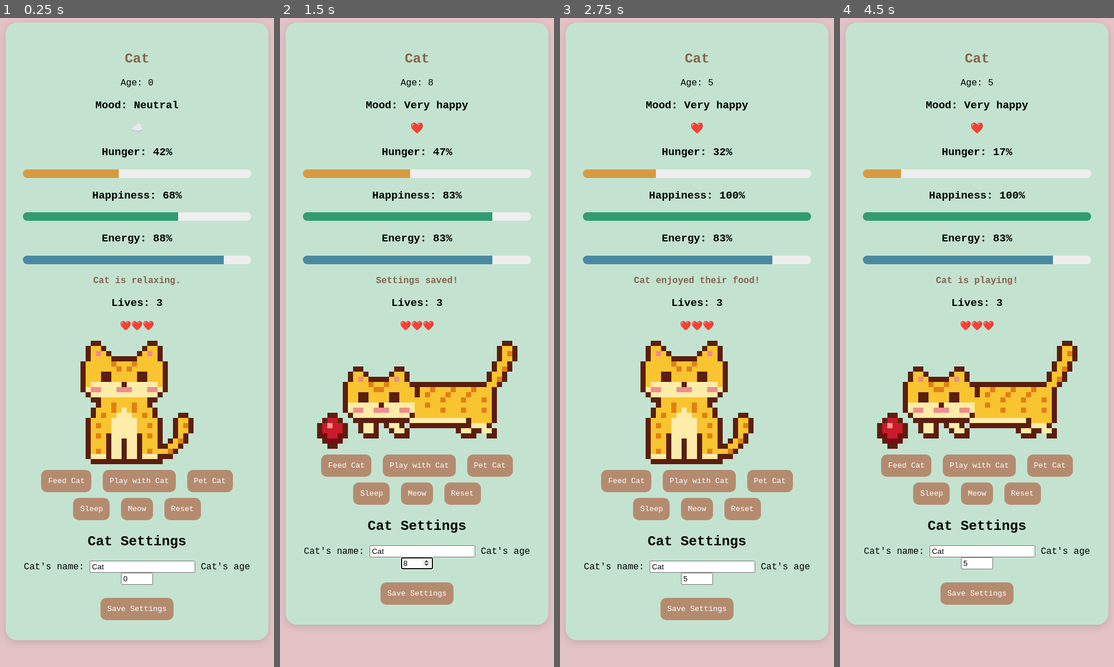
Above: before the commit, frames 1-4 (left to right).
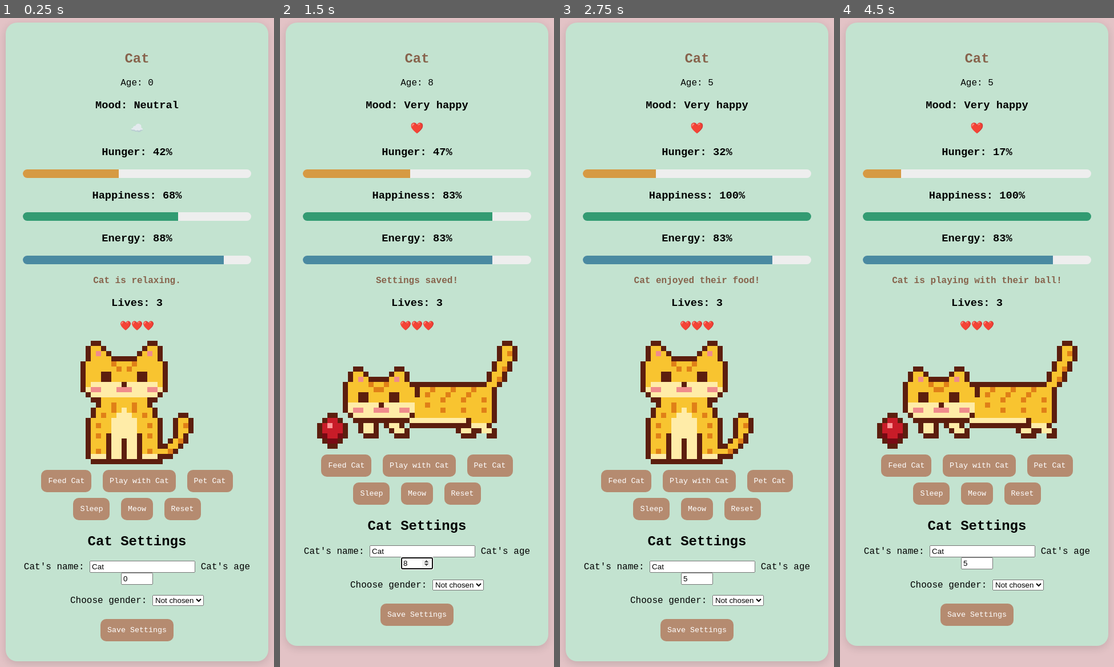
Above: after the commit, the same moments.

Repository: nannaellaraun/cat-game
Game: browser game, page index.html
The game is run twice, just before and just after one commit, with the same random seed, the same clock (stepped at 60 frames per second) and the same inputs.
Inputs (mouse positions are in pixels of both pictures, inside the frame that each line leads up to):
- Up to frame 1 (0.25 s): no input
- Up to frame 2 (1.5 s): click "Play with Cat" at 0.27 s; click (417, 563) at 1.27 s; type "8" at 1.27 s; tap Enter at 1.3 s
- Up to frame 3 (2.75 s): click (697, 563) at 1.87 s; type "5" at 1.87 s; tap Enter at 1.9 s; click "Play with Cat" at 2.02 s; click "Feed Cat" at 2.47 s
- Up to frame 4 (4.5 s): click "Feed Cat" at 3.07 s; click "Meow" at 3.67 s; click "Play with Cat" at 4.27 s

The runs differ from the first frame. In frame 1, 5.1% of the frame differs, in the area x 2-98%, y 88-100%; in frame 2, 5.1%; in frame 3, 5.1%; in frame 4, 5.3%, in the area x 2-98%, y 39-97%.

Commit message:
Add gender choice with matching pronouns in messages
Co-Authored-By: Claude Opus 5.5 <noreply@anthropic.com>

Diff:
--- a/game.js
+++ b/game.js
@@ -10,6 +10,13 @@
   sad: "sad-losesaheart.png",
   sleepy: "sleepy-sleeping.png",
   angry: "angry.png",
+};
+
+// Pronouns for each gender choice in Cat Settings.
+const PRONOUNS = {
+  female: { subject: "she", object: "her", possessive: "her", possessivePronoun: "hers" },
+  male: { subject: "he", object: "him", possessive: "his", possessivePronoun: "his" },
+  none: { subject: "they", object: "them", possessive: "their", possessivePronoun: "theirs" },
 };
 
 const PETS_BEFORE_ANGRY = 5; // the 6th pet in a row annoys the cat
@@ -31,7 +38,7 @@
 }
 
 function loadState() {
-  const fresh = { name: "Cat", age: 0, ...startingStats("Cat") };
+  const fresh = { name: "Cat", age: 0, gender: "none", ...startingStats("Cat") };
   try {
     const saved = JSON.parse(localStorage.getItem(STORAGE_KEY));
     return saved ? { ...fresh, ...saved } : fresh;
@@ -51,6 +58,9 @@
 let cat = loadState();
 
 // ---------- Helpers ----------
+
+// The cat's pronouns, e.g. pronoun().possessive is "her", "his" or "their".
+const pronoun = () => PRONOUNS[cat.gender] || PRONOUNS.none;
 
 const up = (value, amount) => Math.min(100, value + amount);
 const down = (value, amount) => Math.max(0, value - amount);
@@ -63,35 +73,35 @@
     cat.hunger = down(cat.hunger, 20);
     cat.happiness = up(cat.happiness, 15);
     cat.energy = up(cat.energy, 5);
-    cat.message = cat.name + " enjoyed their food!";
+    cat.message = cat.name + " enjoyed " + pronoun().possessive + " food!";
   },
   play() {
     cat.activity = "playing";
     cat.happiness = up(cat.happiness, 15);
     cat.energy = down(cat.energy, 5);
     cat.hunger = up(cat.hunger, 5);
-    cat.message = cat.name + " is playing!";
+    cat.message = cat.name + " is playing with " + pronoun().possessive + " ball!";
   },
   sleep() {
     cat.activity = "sleeping";
     cat.hunger = up(cat.hunger, 15);
     cat.happiness = up(cat.happiness, 5);
     cat.energy = up(cat.energy, 30);
-    cat.message = cat.name + " is taking a nap.";
+    cat.message = cat.name + " curled up for " + pronoun().possessive + " nap.";
   },
   pet() {
     cat.petStreak += 1;
     if (cat.petStreak > PETS_BEFORE_ANGRY) {
       cat.activity = "angry";
       cat.happiness = down(cat.happiness, 15);
-      cat.message = cat.name + " has had enough petting!";
+      cat.message = cat.name + " has had enough petting! Give " + pronoun().object + " a break.";
       // Every pet while angry restarts the countdown.
       cat.angryUntil = Date.now() + CALM_DOWN_MS;
       scheduleCalmDown();
     } else {
       cat.activity = "neutral";
       cat.happiness = up(cat.happiness, 5);
-      cat.message = cat.name + " purrs.";
+      cat.message = cat.name + " purrs and swishes " + pronoun().possessive + " tail.";
     }
   },
   meow() {
@@ -133,7 +143,7 @@
     if (cat.activity === "angry" && Date.now() >= cat.angryUntil) {
       cat.activity = "neutral";
       cat.petStreak = 0;
-      cat.message = cat.name + " has calmed down.";
+      cat.message = cat.name + " has calmed down. You can pet " + pronoun().object + " again.";
       saveState();
       render();
     }
@@ -205,8 +215,10 @@
 
 const nameInput = $("name-input");
 const ageInput = $("age-input");
+const genderInput = $("gender-input");
 nameInput.value = cat.name;
 ageInput.value = cat.age;
+genderInput.value = cat.gender in PRONOUNS ? cat.gender : "none";
 
 $("settings-form").addEventListener("submit", (event) => {
   event.preventDefault(); // stay on the page instead of reloading it
@@ -216,6 +228,7 @@
   if (newName !== "" && Number.isInteger(newAge) && newAge >= 0 && newAge <= 30) {
     cat.name = newName;
     cat.age = newAge;
+    cat.gender = genderInput.value in PRONOUNS ? genderInput.value : "none";
     cat.message = "Settings saved!";
   } else {
     cat.message = "Please enter a name and an age from 0 to 30.";
--- a/index.html
+++ b/index.html
@@ -58,6 +58,13 @@
     <label for="age-input">Cat's age</label>
     <input type="number" id="age-input" min="0" max="30" required>
     <br><br>
+    <label for="gender-input">Choose gender:</label>
+    <select id="gender-input">
+      <option value="female">Female</option>
+      <option value="male">Male</option>
+      <option value="none">Not chosen</option>
+    </select>
+    <br><br>
     <button type="submit">Save Settings</button>
   </form>
 
